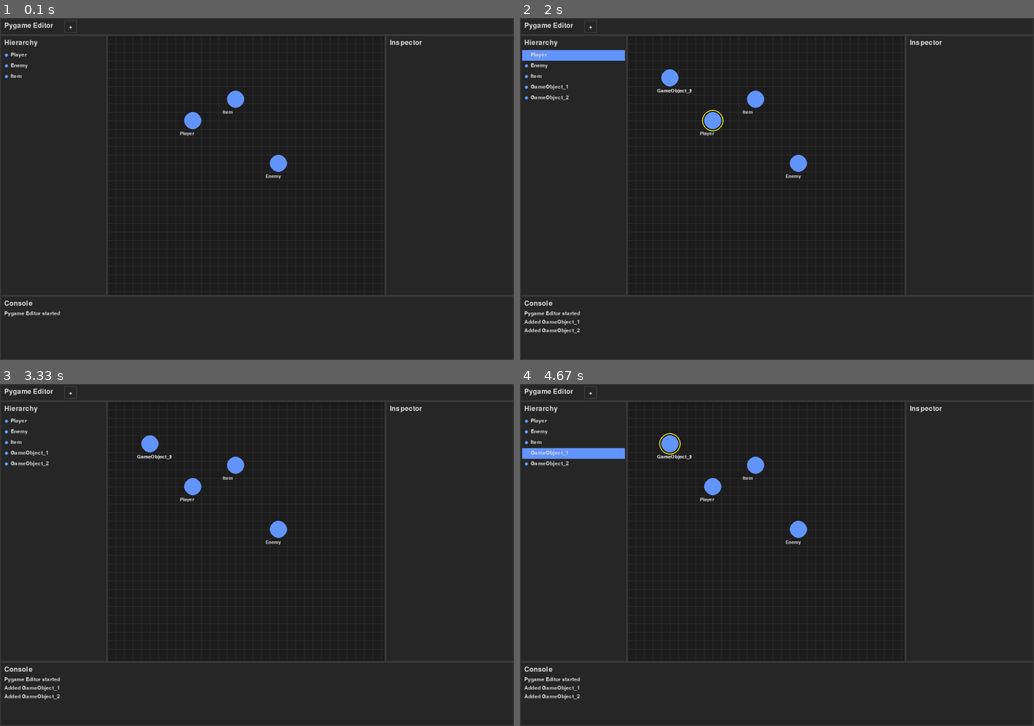
Above: before the commit, frames 1-4 (two rows, left to right).
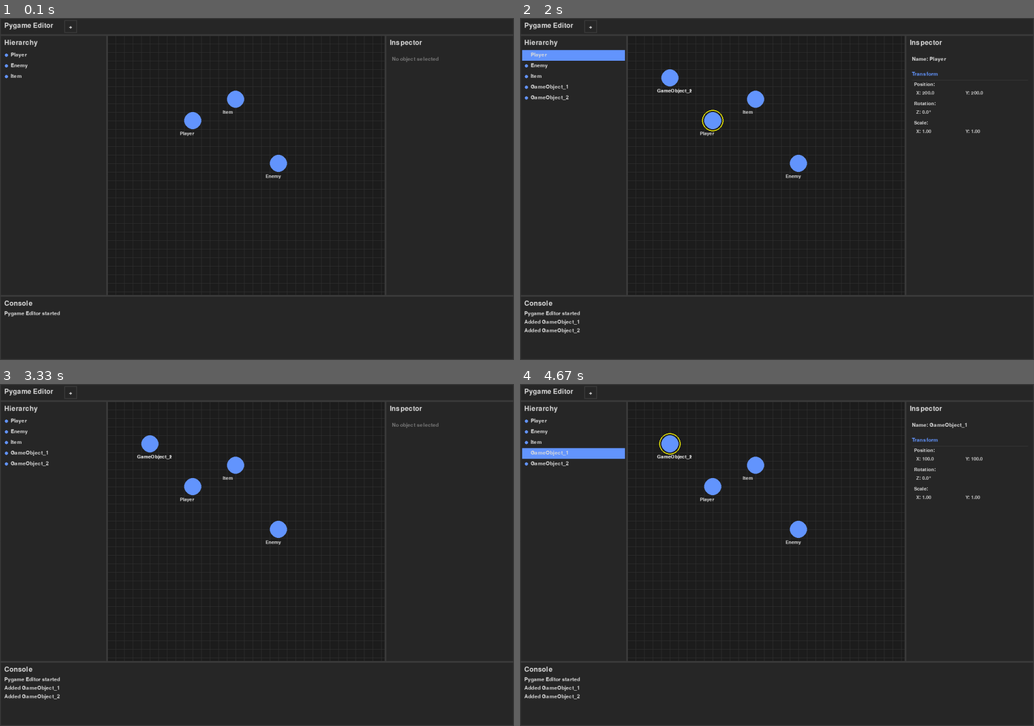
Above: after the commit, the same moments.

Repository: MiroslavMali/pygame-editor
Game: pygame game, started from pygame_editor.py
Same seed, same stepped clock (60 frames per second), same inputs: the game is played once before the commit and once after it.
Inputs (mouse positions are in pixels of both pictures, inside the frame that each line leads up to):
- Up to frame 1 (0.1 s): no input
- Up to frame 2 (2 s): press the mouse at (571, 55) at 0.37 s; move the mouse to (663, 76) at 0.47 s; release the mouse at (756, 96) at 0.6 s; press the mouse at (591, 24) at 0.7 s; move the mouse to (705, 144) at 0.8 s; release the mouse at (812, 260) at 0.93 s; press the mouse at (766, 165) at 1.03 s; move the mouse to (869, 219) at 1.13 s; release the mouse at (972, 277) at 1.27 s; press the mouse at (591, 24) at 1.37 s; move the mouse to (627, 161) at 1.47 s; release the mouse at (663, 295) at 1.6 s; press the mouse at (571, 55) at 1.7 s; move the mouse to (586, 161) at 1.8 s; release the mouse at (602, 264) at 1.93 s
- Up to frame 3 (3.33 s): press the mouse at (51, 462) at 2.03 s; move the mouse to (56, 555) at 2.13 s; release the mouse at (61, 650) at 2.27 s; press the mouse at (246, 531) at 2.37 s; move the mouse to (154, 558) at 2.47 s; release the mouse at (66, 582) at 2.6 s; press the mouse at (51, 421) at 2.7 s; move the mouse to (87, 541) at 2.8 s; release the mouse at (123, 661) at 2.93 s; click (380, 490) at 3.05 s
- Up to frame 4 (4.67 s): press the mouse at (571, 421) at 3.37 s; move the mouse to (746, 503) at 3.47 s; release the mouse at (915, 582) at 3.6 s; press the mouse at (571, 452) at 3.7 s; move the mouse to (689, 455) at 3.8 s; release the mouse at (802, 459) at 3.93 s; press the mouse at (571, 442) at 4.03 s; move the mouse to (581, 513) at 4.13 s; release the mouse at (591, 589) at 4.27 s; press the mouse at (571, 452) at 4.37 s; move the mouse to (591, 500) at 4.47 s; release the mouse at (612, 548) at 4.6 s

The runs differ from the first frame. In frame 1, less than 0.1% of the frame differs, in the area x 76-86%, y 11-13%; in frame 2, 0.3%; in frame 3, less than 0.1%; in frame 4, 0.3%, in the area x 76-90%, y 11-34%.

Commit message:
Add Unity-style Inspector panel with Transform properties display

Diff:
--- a/pygame_editor.py
+++ b/pygame_editor.py
@@ -224,6 +224,79 @@
         for element in self.elements:
             element.draw(surface)
 
+class InspectorPanel(Panel):
+    """Inspector panel that shows properties of selected objects"""
+    def __init__(self, x, y, width, height, scene):
+        super().__init__(x, y, width, height, "Inspector")
+        self.scene = scene
+        self.font = pygame.font.Font(None, 18)
+        self.small_font = pygame.font.Font(None, 16)
+
+    def draw(self, surface):
+        # Draw panel background and title
+        super().draw(surface)
+
+        # Check if we have a selected object
+        if self.scene.selected_object:
+            self.draw_object_inspector(surface, self.scene.selected_object)
+        else:
+            self.draw_no_selection(surface)
+
+    def draw_no_selection(self, surface):
+        """Draw message when no object is selected"""
+        text = self.font.render("No object selected", True, (120, 120, 120))
+        surface.blit(text, (self.rect.x + 15, self.rect.y + 50))
+
+    def draw_object_inspector(self, surface, game_object):
+        """Draw inspector for the selected game object"""
+        y_offset = 50
+        line_height = 25
+
+        # Object name
+        name_text = self.font.render(f"Name: {game_object.name}", True, TEXT_COLOR)
+        surface.blit(name_text, (self.rect.x + 15, self.rect.y + y_offset))
+        y_offset += line_height + 10
+
+        # Transform section header
+        transform_header = self.font.render("Transform", True, ACCENT_COLOR)
+        surface.blit(transform_header, (self.rect.x + 15, self.rect.y + y_offset))
+        y_offset += line_height
+
+        # Draw separator line
+        pygame.draw.line(surface, BORDER_COLOR,
+                        (self.rect.x + 15, self.rect.y + y_offset - 5),
+                        (self.rect.x + self.rect.width - 15, self.rect.y + y_offset - 5))
+
+        # Position
+        pos_text = self.small_font.render("Position:", True, TEXT_COLOR)
+        surface.blit(pos_text, (self.rect.x + 20, self.rect.y + y_offset))
+        y_offset += 20
+
+        pos_x_text = self.small_font.render(f"X: {game_object.transform.position.x:.1f}", True, (200, 200, 200))
+        pos_y_text = self.small_font.render(f"Y: {game_object.transform.position.y:.1f}", True, (200, 200, 200))
+        surface.blit(pos_x_text, (self.rect.x + 25, self.rect.y + y_offset))
+        surface.blit(pos_y_text, (self.rect.x + 140, self.rect.y + y_offset))
+        y_offset += line_height
+
+        # Rotation
+        rot_text = self.small_font.render("Rotation:", True, TEXT_COLOR)
+        surface.blit(rot_text, (self.rect.x + 20, self.rect.y + y_offset))
+        y_offset += 20
+
+        rot_value_text = self.small_font.render(f"Z: {game_object.transform.rotation:.1f}°", True, (200, 200, 200))
+        surface.blit(rot_value_text, (self.rect.x + 25, self.rect.y + y_offset))
+        y_offset += line_height
+
+        # Scale
+        scale_text = self.small_font.render("Scale:", True, TEXT_COLOR)
+        surface.blit(scale_text, (self.rect.x + 20, self.rect.y + y_offset))
+        y_offset += 20
+
+        scale_x_text = self.small_font.render(f"X: {game_object.transform.scale.x:.2f}", True, (200, 200, 200))
+        scale_y_text = self.small_font.render(f"Y: {game_object.transform.scale.y:.2f}", True, (200, 200, 200))
+        surface.blit(scale_x_text, (self.rect.x + 25, self.rect.y + y_offset))
+        surface.blit(scale_y_text, (self.rect.x + 140, self.rect.y + y_offset))
+
 class Console:
     """Console system for displaying messages"""
     def __init__(self):
@@ -445,8 +518,8 @@
         inspector_y = MENU_HEIGHT
         inspector_width = INSPECTOR_WIDTH
         inspector_height = SCREEN_HEIGHT - MENU_HEIGHT - CONSOLE_HEIGHT
-        self.inspector_panel = Panel(inspector_x, inspector_y, inspector_width,
-                                   inspector_height, "Inspector")
+        self.inspector_panel = InspectorPanel(inspector_x, inspector_y, inspector_width,
+                                            inspector_height, self.scene)
 
         # Console Panel
         self.console_panel = ConsolePanel(0, SCREEN_HEIGHT - CONSOLE_HEIGHT,
